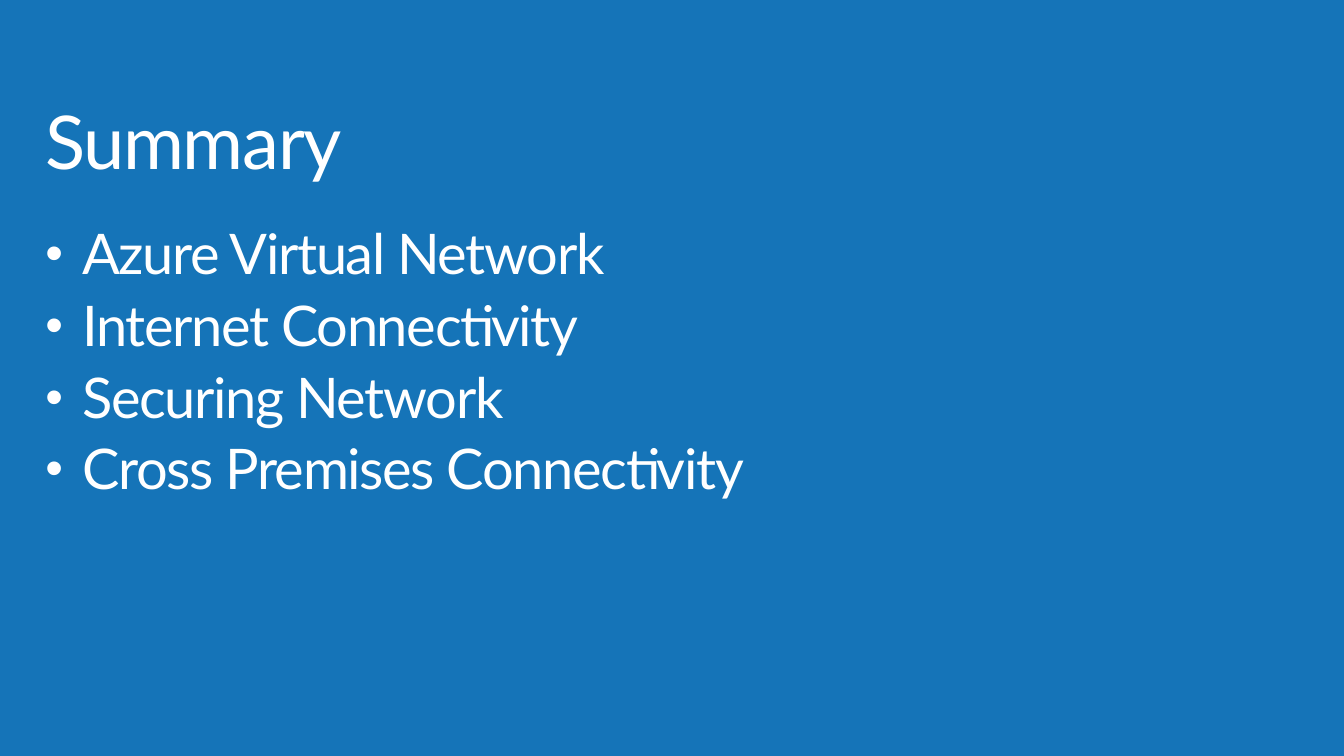
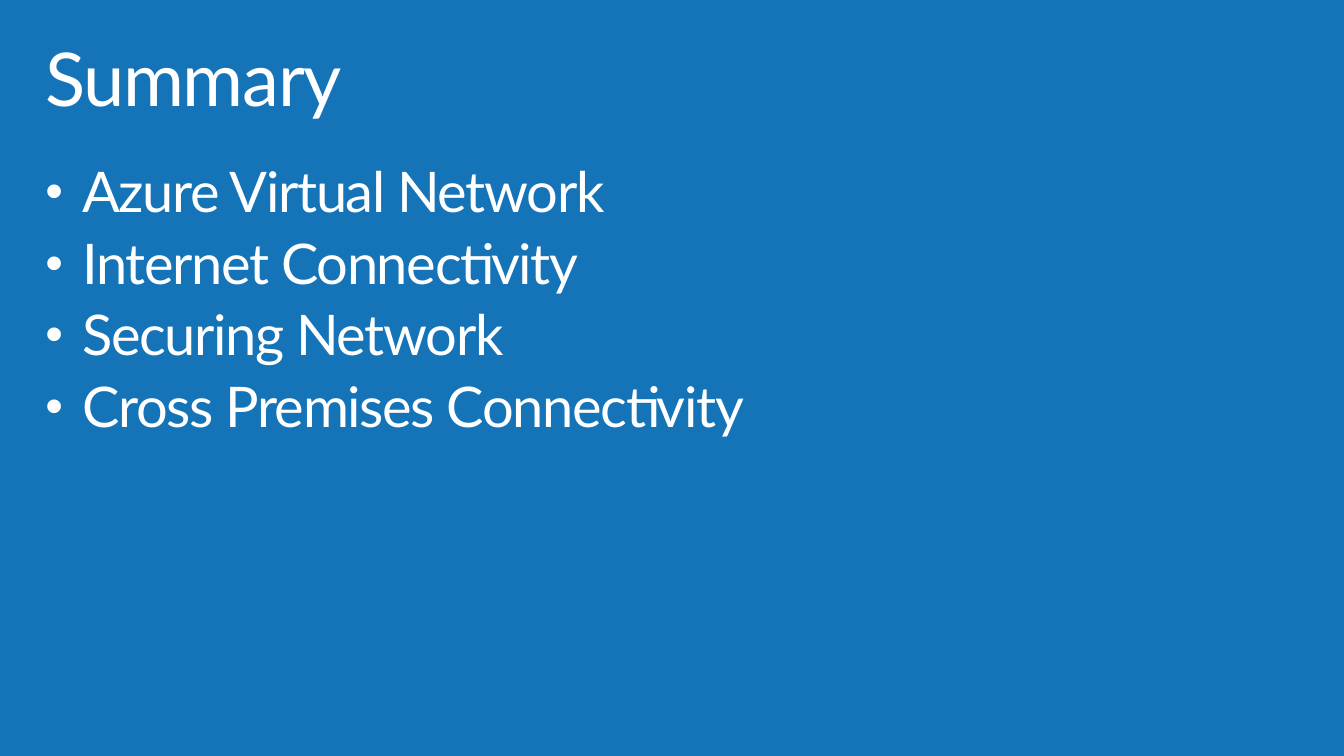
Before and after one commit to AzureCAT-GSI/Networking, a slide deck: slide 24 of Networking.pptx. Drawn at 1344x756 pixels with LibreOffice and Linux fonts; fonts in the diff are those of the drawing; background and template pictures are left out. Boxes give left, top, right and bottom in pixels: in the first picture for what was removed or moved away, otherwise in the second. Text is boxed around its words. In the diff, an @@ line names an element or a change of style, - is before the commit and + after.

```diff
--- a/Networking.pptx
+++ b/Networking.pptx
@@ title "Summary": place and size @@
-title "Summary" at bbox=[45, 115, 341, 182]
+title "Summary" at bbox=[45, 52, 341, 119]
@@ text "Azure Virtual Network": place and size @@
-text "Azure Virtual Network" at bbox=[82, 232, 744, 499]
+text "Azure Virtual Network" at bbox=[82, 170, 744, 437]
```
Also in this commit, not shown: 11 other slides changed, 7 slides removed.
